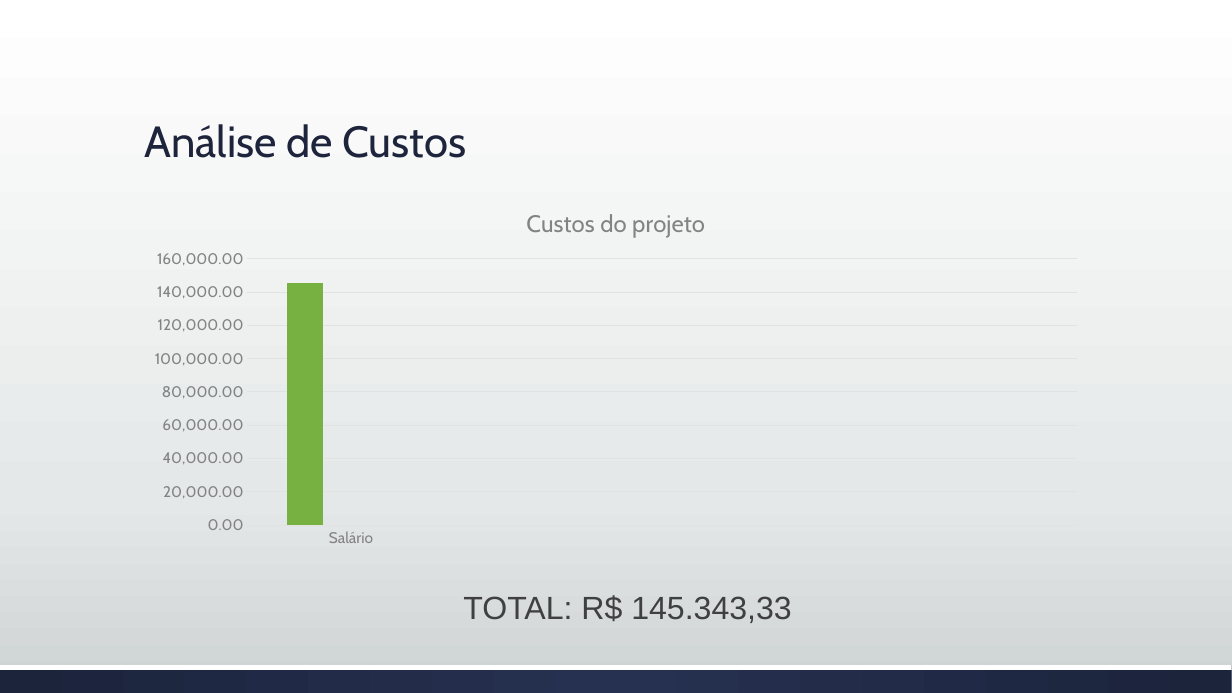
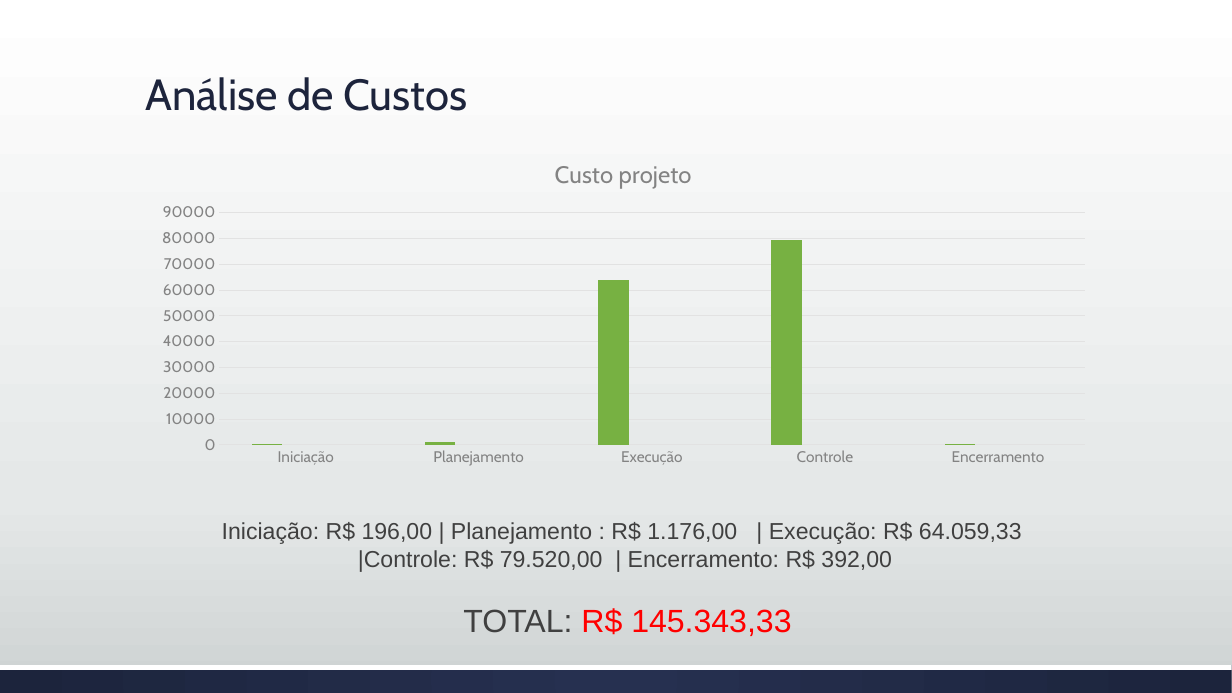
Before and after one commit to brunoedu/gestaoprojetos, a slide deck: slide 10 of Apresentação do projeto FINAL.pptx. Drawn at 1232x693 pixels with LibreOffice and Linux fonts; fonts in the diff are those of the drawing. Boxes give left, top, right and bottom in pixels: in the first picture for what was removed or moved away, otherwise in the second. Text is boxed around its words. In the diff, an @@ line names an element or a change of style, - is before the commit and + after.

Commit message:
Gráfico

```diff
--- a/Apresentação do projeto FINAL.pptx
+++ b/Apresentação do projeto FINAL.pptx
@@ title "Análise de Custos": place and size @@
-title "Análise de Custos" at [145,124,467,158]
+title "Análise de Custos" at [146,77,468,111]
@@ column chart at [143,142,1104,474] @@
@@ title "Custos do projeto " to "Custo projeto " @@
-categories: Salário
+categories: Iniciação, Planejamento, Execução, Controle, Encerramento
-Series 1: 145000, -, -, -
+Series 1: 0, 1000, 64000, 80000, 0
-Series 2: -, -, -, -
+Series 2: -, -, -, -, -
-Series 3: -, -, -, -
+Series 3: -, -, -, -, -
@@ value axis changed @@
@@ column chart: place and size @@
-column chart at [136,192,1097,555]
+column chart at [143,142,1104,474]
@@ text added at [222,522,1022,572], 18 pt, text #404040 @@
+Iniciação: R$ 196,00 | Planejamento : R$ 1.176,00 | Execução: R$ 64.059,33
+|Controle: R$ 79.520,00 | Encerramento: R$ 392,00
@@ text "TOTAL: R$ 145.343,33": place and size @@
-text "TOTAL: R$ 145.343,33" at [463,595,791,623]
+text "TOTAL: R$ 145.343,33" at [463,608,791,636]
@@ text "TOTAL: R$ 145.343,33" at [463,608,791,636]: text colour #404040 to #FF0000 in "R$ 145.343,33" @@
```
